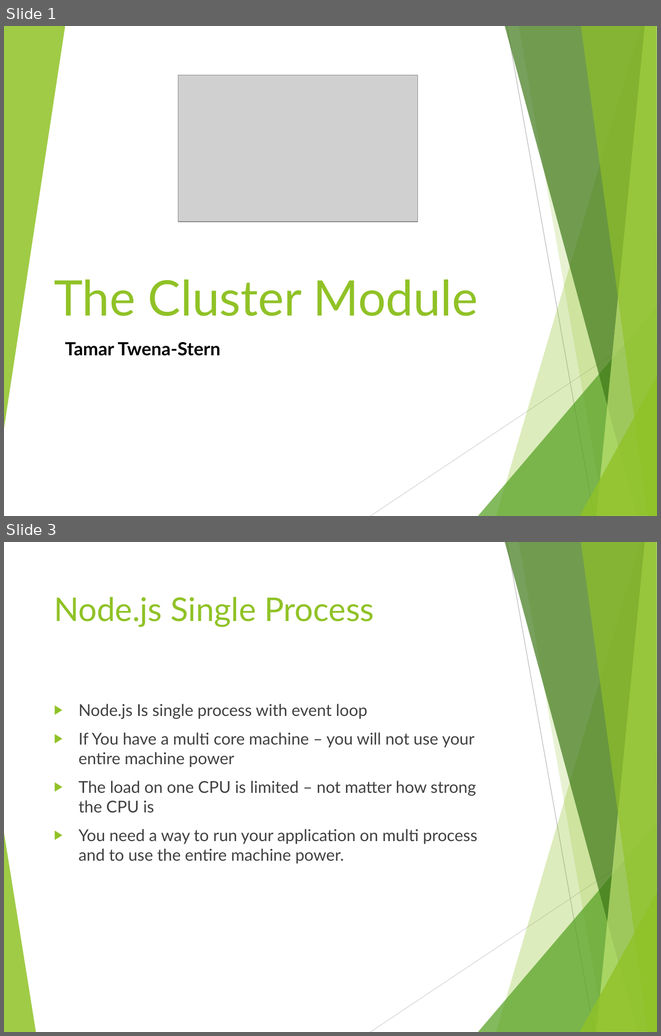
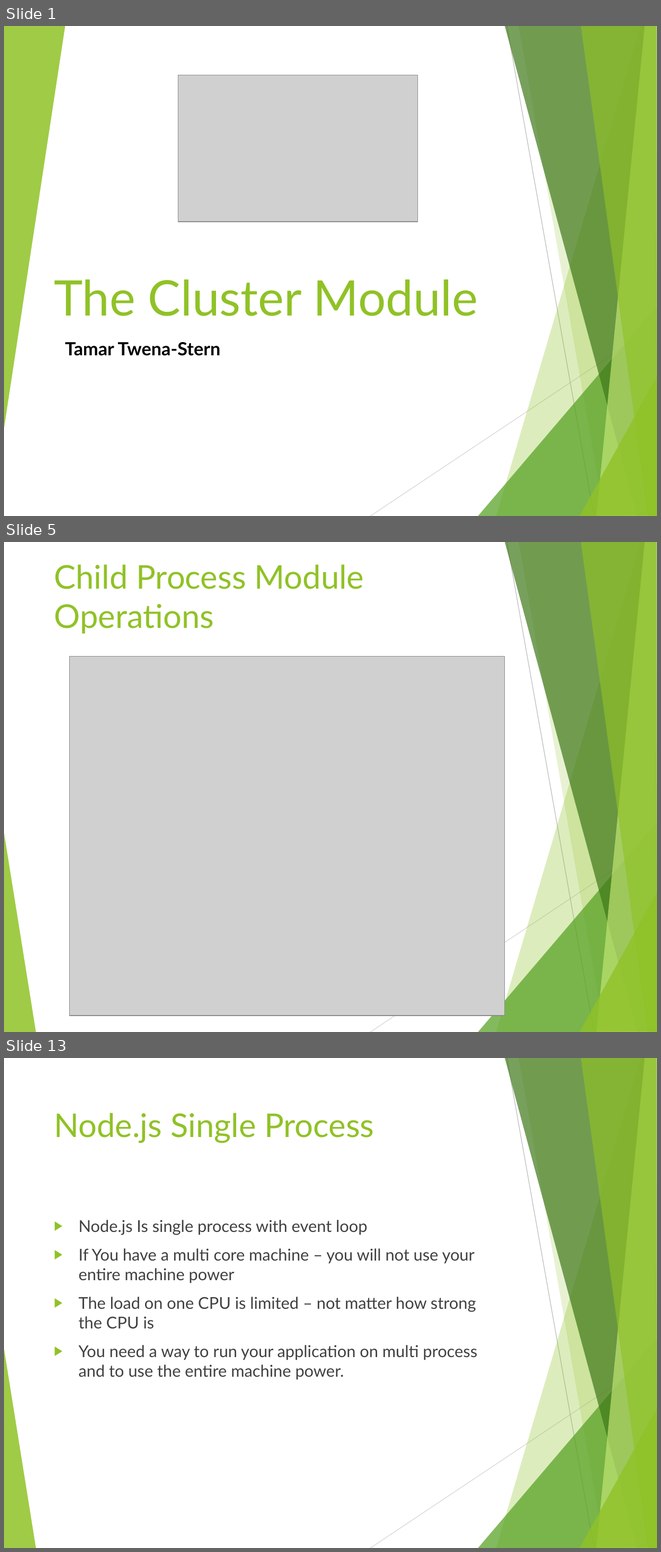
Before and after one commit to tamarstern/MyNodeJSCourse, a slide deck: child_process_and_cluster_module/child_process_and_cluster_module.pptx. Shown one above the other, each under a label of ours: slides 1 and 3 before the commit, slides 1, 5 and 13 after it; the slides between them are not shown. The pictures are 661x1036 and 661x1552 pixels, drawn with LibreOffice and Linux fonts; fonts in the diff are those of the drawing; grey boxes stand for pictures. Boxes give left, top, right and bottom in pixels: in the first picture for what was removed or moved away, otherwise in the second. Text is boxed around its words. In the diff, an @@ line names an element or a change of style, - is before the commit and + after.

Commit message:
cluster module

```diff
--- a/child_process_and_cluster_module/child_process_and_cluster_module.pptx
+++ b/child_process_and_cluster_module/child_process_and_cluster_module.pptx
@@ slide 5 added at (4, 542, 657, 1032), background #FFFFFF; not listed: 10 template elements that a slide beside it also shows @@
@@ title added at (54, 564, 364, 634), 36 pt, text #90C226 @@
+Child Process Module Operations
@@ picture added at (69, 656, 505, 1015) @@
@@ what was slide 3 is now slide 13 @@
```
Also in this commit, not shown: 10 other slides added, 1 slide removed, 21 other files.
